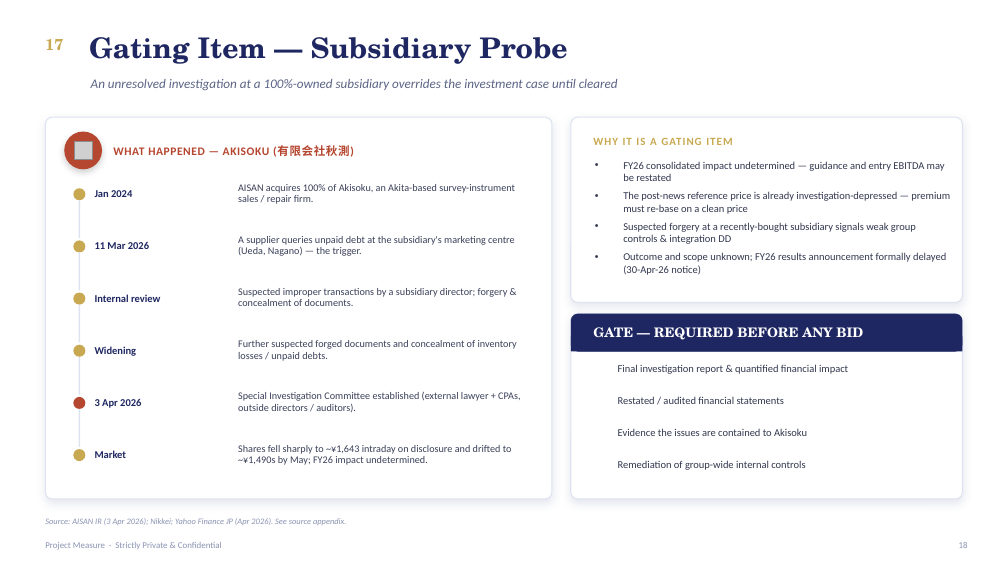
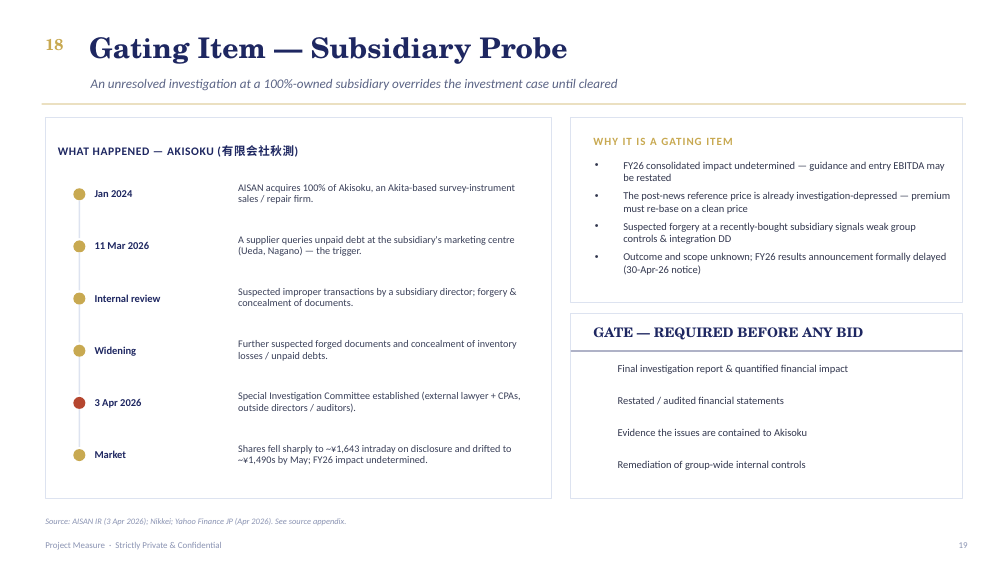
Before and after one commit to ankimo1210/projects, a slide deck: slide 19 of aisan_lbo_case/docs/AISAN_4667_Take_Private_Case_Study.pptx (slide 18 before the commit). Drawn at 1008x567 pixels with LibreOffice and Linux fonts; fonts in the diff are those of the drawing; grey boxes stand for pictures; background and template pictures are left out. Boxes give left, top, right and bottom in pixels: in the first picture for what was removed or moved away, otherwise in the second. Text is boxed around its words. In the diff, an @@ line names an element or a change of style, - is before the commit and + after.

```diff
--- a/aisan_lbo_case/docs/AISAN_4667_Take_Private_Case_Study.pptx
+++ b/aisan_lbo_case/docs/AISAN_4667_Take_Private_Case_Study.pptx
@@ text at [45, 39, 63, 50]: text changed @@
-17
+18
@@ rectangle added at [42, 104, 966, 104], fill #C8A951 @@
@@ text "WHAT HAPPENED — AKISOKU (有限会社秋測)": place and size @@
-text "WHAT HAPPENED — AKISOKU (有限会社秋測)" at [113, 145, 354, 158]
+text "WHAT HAPPENED — AKISOKU (有限会社秋測)" at [58, 145, 298, 158]
@@ text "WHAT HAPPENED — AKISOKU (有限会社秋測)" at [58, 145, 298, 158]: text colour #B5462F to #1E2761 @@
@@ ellipse removed at [64, 132, 102, 169] @@
@@ picture removed at [74, 141, 92, 160] @@
@@ rounded rectangle to rectangle; shadow off in 3 elements at [45, 117, 552, 499], [571, 117, 963, 302], [571, 314, 963, 499] @@
@@ rounded rectangle removed at [571, 314, 963, 352] @@
@@ text "GATE — REQUIRED BEFORE ANY ..." at [593, 327, 863, 340]: text colour #FFFFFF to #1E2761 @@
@@ rectangle: place and size @@
-rectangle at [571, 337, 963, 352]
+rectangle at [571, 351, 963, 352]
@@ rectangle at [571, 351, 963, 352]: proportions changed @@
```
Also in this commit, not shown: 19 other slides changed, 1 slide added, 6 other files.
